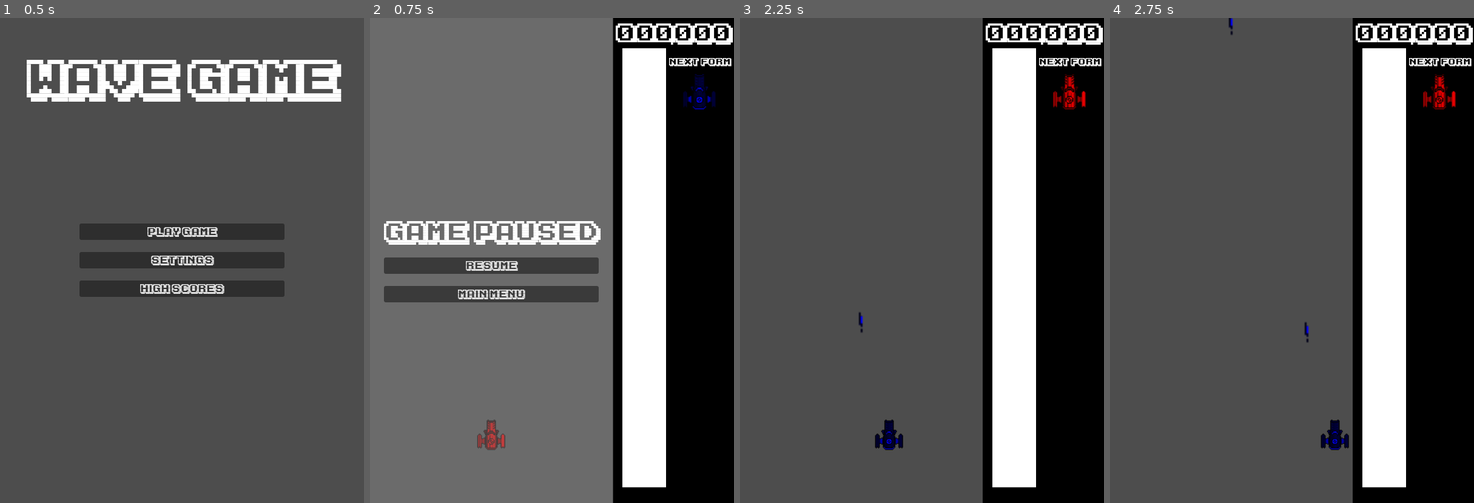
Above: before the commit, frames 1-4 (left to right).
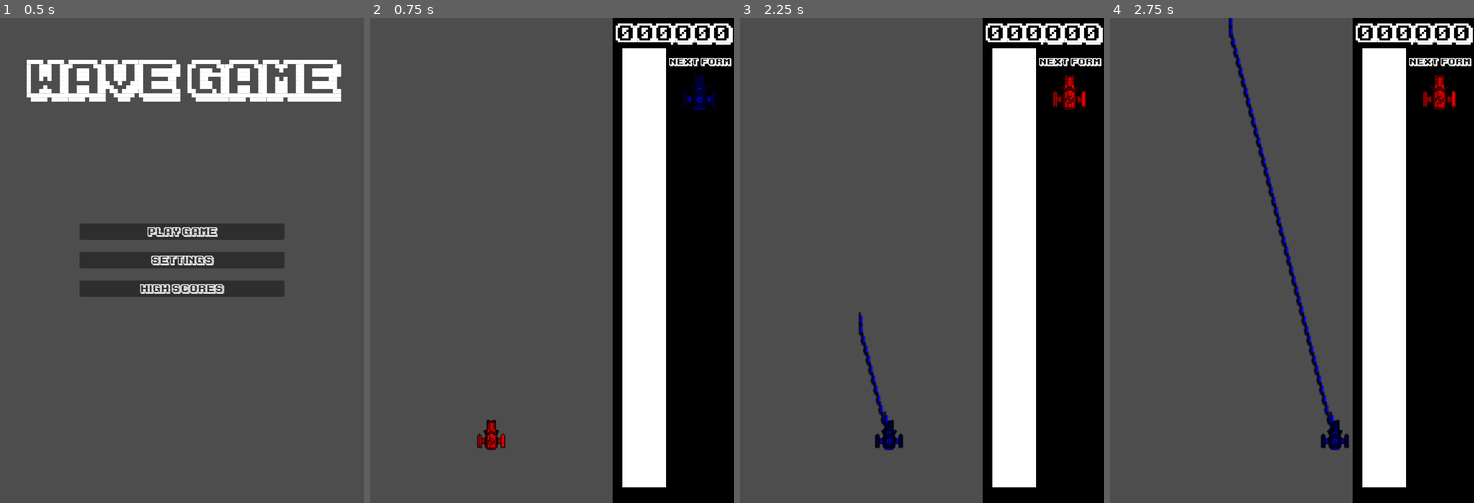
Above: after the commit, the same moments.

Repository: parkernalch/wave-jam
Game: Godot game, scene res://Scenes/Menus/menus.tscn
Same seed, same stepped clock (60 frames per second), same inputs: the game is played once before the commit and once after it.
Inputs (mouse positions are in pixels of both pictures, inside the frame that each line leads up to):
- Up to frame 1 (0.5 s): no input
- Up to frame 2 (0.75 s): click "Play Game" at 0.5 s
- Up to frame 3 (2.25 s): click (860, 265) at 1.25 s, where only the run before the commit has a clickable "Resume"; tap Enter at 2 s; move the mouse to (1002, 236) at 2.02 s; hold D (right) from 2.03 s (still down); hold Right mouse button (shoot) from 2.03 s (still down)
- Up to frame 4 (2.75 s): keep holding D (right); keep holding Right mouse button (shoot)

Frame 1 is identical in both runs. In frame 2, 63% of the frame differs, in the area x 0-67%, y 0-100%; in frame 3, 0.3%; in frame 4, 1.1%.

Commit message:
Updated hitbox

Diff:
--- a/Entities/EnemySpawner/EnemySpawner.gd
+++ b/Entities/EnemySpawner/EnemySpawner.gd
@@ -94,10 +94,10 @@
 	display_wave_count_label_timer.start()
 	if (globals.current_wave == 5):
 		globals.available_wave_forms.append(CONSTANTS.DEFAULT_WAVE_FORMS.SAWTOOTH)
-		wave_count_label.text = "Wave: %d Sawtooth Form Added" % globals.current_wave
+		# wave_count_label.text = "Wave: %d Sawtooth Form Added" % globals.current_wave
 	elif (globals.current_wave == 10):
 		globals.available_wave_forms.append(CONSTANTS.DEFAULT_WAVE_FORMS.SQUARE)
-		wave_count_label.text = "Wave: %d Square Form Added" % globals.current_wave
+		# wave_count_label.text = "Wave: %d Square Form Added" % globals.current_wave
 	else:
 		wave_count_label.text = "Wave: %d" % globals.current_wave
 
--- a/Entities/HoverEnemy/HoverEnemy.tscn
+++ b/Entities/HoverEnemy/HoverEnemy.tscn
@@ -20,11 +20,10 @@
 }]
 
 [sub_resource type="RectangleShape2D" id="RectangleShape2D_bkf3j"]
-size = Vector2(27.999996, 20.333334)
+size = Vector2(38.020836, 11.333334)
 
 [node name="HoverEnemy" type="CharacterBody2D"]
 z_index = 99
-position = Vector2(427, 145)
 collision_layer = 2
 script = ExtResource("1_4axbq")
 
@@ -37,9 +36,9 @@
 animation = &"idle"
 
 [node name="CollisionShape2D" type="CollisionShape2D" parent="."]
-position = Vector2(0, 20)
+position = Vector2(0, 19)
 rotation = -3.1415925
-scale = Vector2(3, 3)
+scale = Vector2(3.84, 3)
 shape = SubResource("RectangleShape2D_bkf3j")
 disabled = true
 
--- a/Entities/Player/Player.tscn
+++ b/Entities/Player/Player.tscn
@@ -39,7 +39,7 @@
 scale = Vector2(0.6400006, 0.6400006)
 collision_mask = 2
 script = ExtResource("1_1des2")
-shoot_cooldown = 0.1
+shoot_cooldown = 0.01
 
 [node name="BulletSpawn" type="Node2D" parent="."]
 position = Vector2(-1.5624986, -54.687447)
--- a/Entities/Powerup/Powerup.gd
+++ b/Entities/Powerup/Powerup.gd
@@ -101,7 +101,7 @@
 				scr = c.get_script()
 			if scr and typeof(scr.resource_path) == TYPE_STRING and scr.resource_path.ends_with("powerup_text.gd"):
 				# distance threshold to consider as overlapping
-				if c.position.distance_to(adjusted) < 100:
+				if c.position.distance_to(adjusted) < 300:
 					conflict = true
 					break
 		if not conflict:
--- a/Scenes/Game/game.tscn
+++ b/Scenes/Game/game.tscn
@@ -32,7 +32,6 @@
 
 [node name="Player" parent="." instance=ExtResource("1_mv0hc")]
 position = Vector2(199.99997, 695.99994)
-shoot_cooldown = 0.5
 
 [node name="UICanvas" type="CanvasLayer" parent="."]
 
@@ -348,6 +347,7 @@
 
 [node name="PauseMenu" type="Control" parent="UICanvas"]
 process_mode = 3
+visible = false
 layout_mode = 3
 anchors_preset = 0
 offset_right = 400.0
Not shown: 1 places in Entities/HoverEnemy/HoverEnemy.tscn that only renumber resources
Not shown: 1 places in Entities/Player/Player.tscn that only renumber resources
